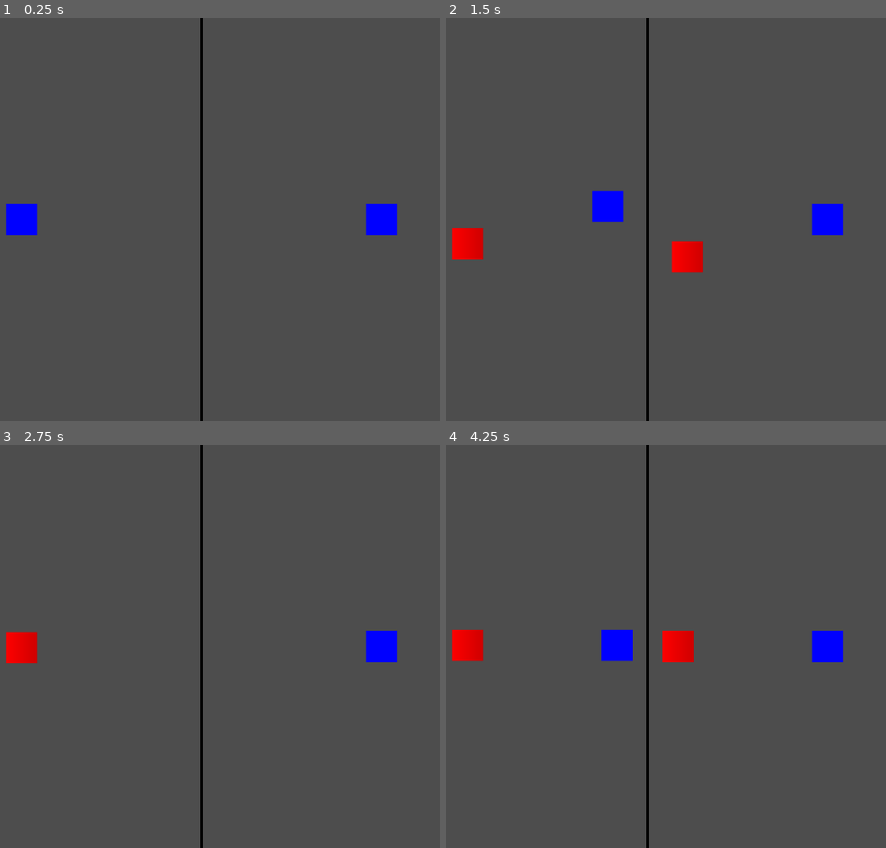
Above: before the commit, frames 1-4 (two rows, left to right).
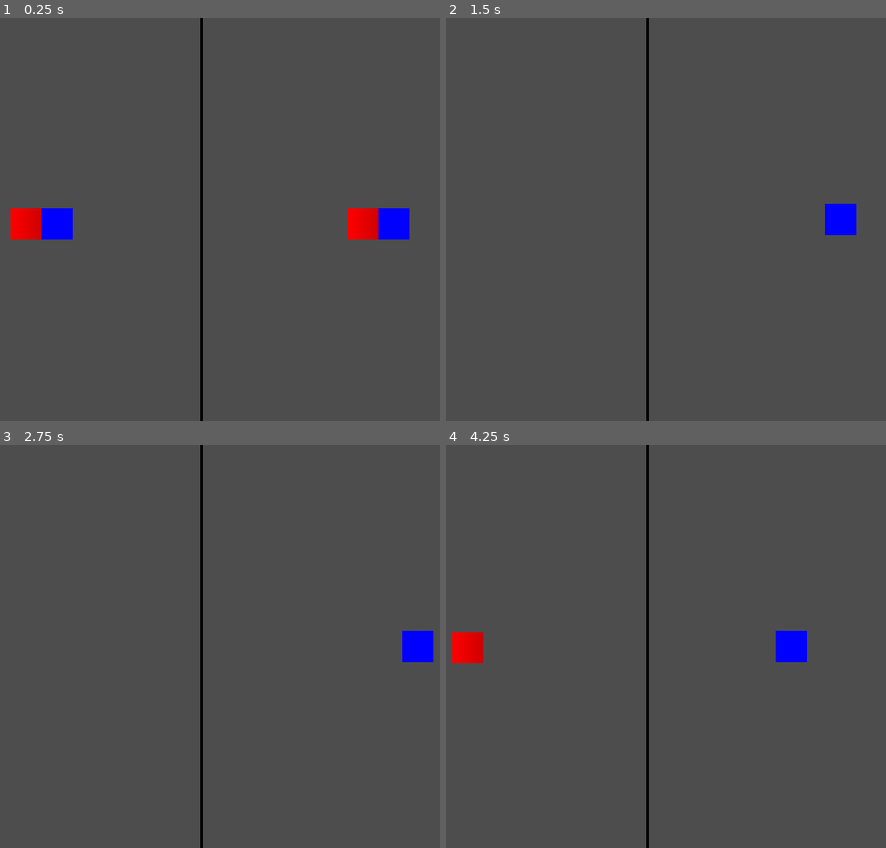
Above: after the commit, the same moments.

Repository: real-chicken-master/GDD112TempName
Game: Godot game, scene res://UI/splitscreen.tscn
The game is run twice, just before and just after one commit, with the same random seed, the same clock (stepped at 60 frames per second) and the same inputs.
Inputs:
- Up to frame 1 (0.25 s): no input
- Up to frame 2 (1.5 s): tap Enter at 0.5 s; hold Right 0.53-1.28 s; hold S from 1.28 s (still down)
- Up to frame 3 (2.75 s): release S at 2.03 s; hold Right from 2.03 s (still down)
- Up to frame 4 (4.25 s): release Right at 2.78 s; hold W 2.78-3.53 s; hold Left from 3.53 s (still down)

The runs differ from the first frame. In frame 1, 2.2% of the frame differs, in the area x 1-94%, y 46-56%; in frame 2, 2.2%; in frame 3, 1.7%; in frame 4, 2.3%, in the area x 1-91%, y 45-55%.

Commit message:
started to change move system

Diff:
--- a/UI/splitscreen.tscn
+++ b/UI/splitscreen.tscn
@@ -61,6 +61,8 @@
 position_smoothing_enabled = true
 
 [node name="player1" parent="HBoxContainer/SubViewportContainer/SubViewport" instance=ExtResource("1_slcjd")]
+z_index = 2
+position = Vector2(25, 25)
 
 [node name="level switcher" parent="HBoxContainer/SubViewportContainer/SubViewport" instance=ExtResource("2_wf0tu")]
 
@@ -76,5 +78,7 @@
 script = SubResource("GDScript_eexgl")
 
 [node name="Camera2D" type="Camera2D" parent="HBoxContainer/SubViewportContainer2/SubViewport"]
+position_smoothing_enabled = true
 
 [node name="player2" parent="HBoxContainer/SubViewportContainer2/SubViewport" instance=ExtResource("2_5bn30")]
+position = Vector2(75, 25)
--- a/lobby/minigame_1.tscn
+++ b/lobby/minigame_1.tscn
@@ -8,6 +8,7 @@
 [node name="Minigame 1" type="Node2D"]
 
 [node name="Area2D" type="Area2D" parent="."]
+collision_layer = 2
 script = ExtResource("1_ddjle")
 
 [node name="CollisionShape2D" type="CollisionShape2D" parent="Area2D"]
--- a/lobby/minigame_2.tscn
+++ b/lobby/minigame_2.tscn
@@ -8,6 +8,7 @@
 [node name="Minigame 2" type="Node2D"]
 
 [node name="Area2D" type="Area2D" parent="."]
+collision_layer = 2
 script = ExtResource("1_20new")
 
 [node name="CollisionShape2D" type="CollisionShape2D" parent="Area2D"]
--- a/lobby/minigame_3.tscn
+++ b/lobby/minigame_3.tscn
@@ -8,6 +8,7 @@
 [node name="Minigame 3" type="Node2D"]
 
 [node name="Area2D" type="Area2D" parent="."]
+collision_layer = 2
 script = ExtResource("1_frd4a")
 
 [node name="CollisionShape2D" type="CollisionShape2D" parent="Area2D"]
--- a/players/player1/player1.gd
+++ b/players/player1/player1.gd
@@ -7,16 +7,18 @@
 var up = false
 var down = false
 
+var Xvelocity = 0
+var Yvelocity = 0
+
 
 func _process(delta):
 	if(left):
-		global_position.x -= SPEED * delta
+		Xvelocity -= SPEED
 	if(right):
-		global_position.x += SPEED * delta
+		Xvelocity = SPEED
 	if(up):
-		global_position.y -= SPEED * delta
-	if(down):
-		global_position.y += SPEED * delta
+		Yvelocity = -SPEED
+	move_and_collide(Vector2(Xvelocity,Yvelocity))
 
 
 func _input(event):
@@ -27,9 +29,9 @@
 			if event.keycode == KEY_D:
 				right = true
 			if event.keycode == KEY_W:
-				up = true
+				Yvelocity -= SPEED
 			if event.keycode == KEY_S:
-				down = true
+				Yvelocity += SPEED
 		if(event.is_released()):
 			if event.keycode == KEY_A:
 				left = false
--- a/project.godot
+++ b/project.godot
@@ -22,3 +22,8 @@
 [dotnet]
 
 project/assembly_name="groupProject"
+
+[layer_names]
+
+2d_physics/layer_1="players"
+2d_physics/layer_2="area change"
